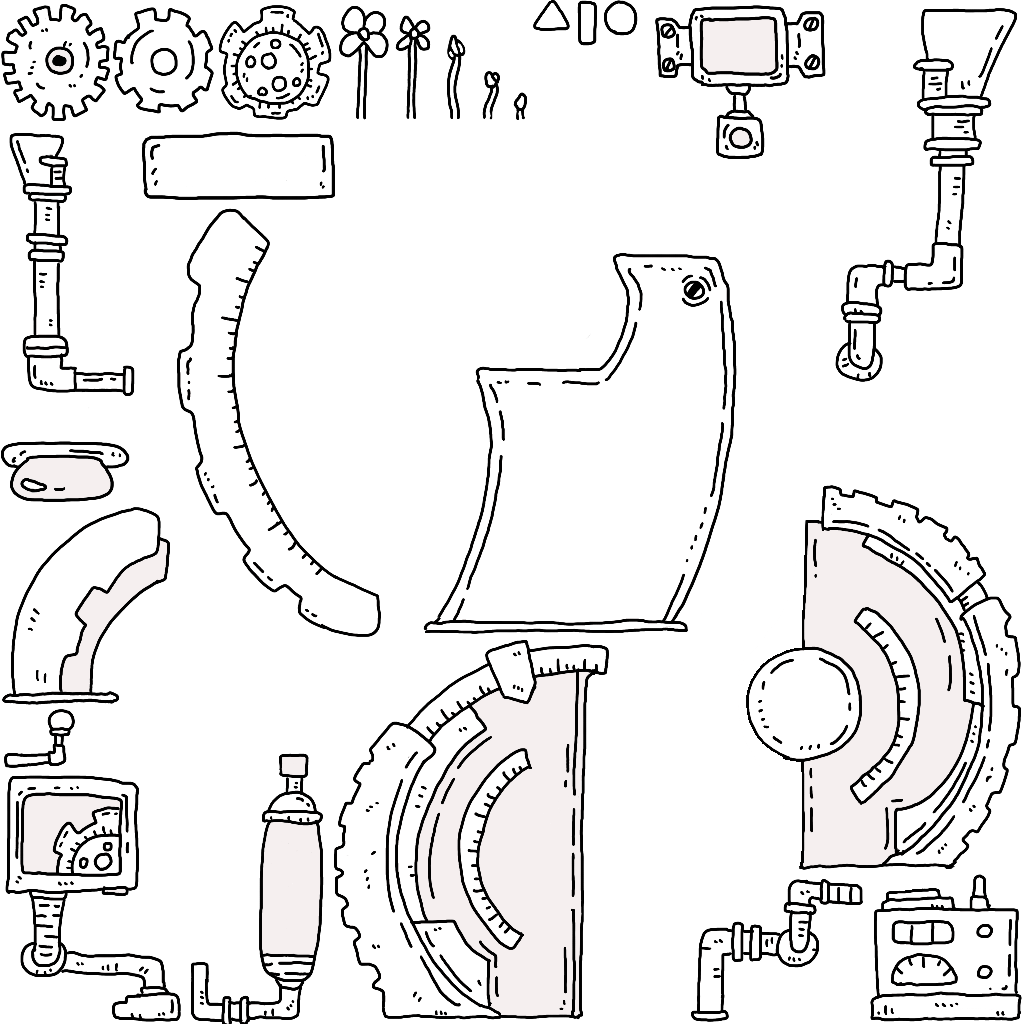
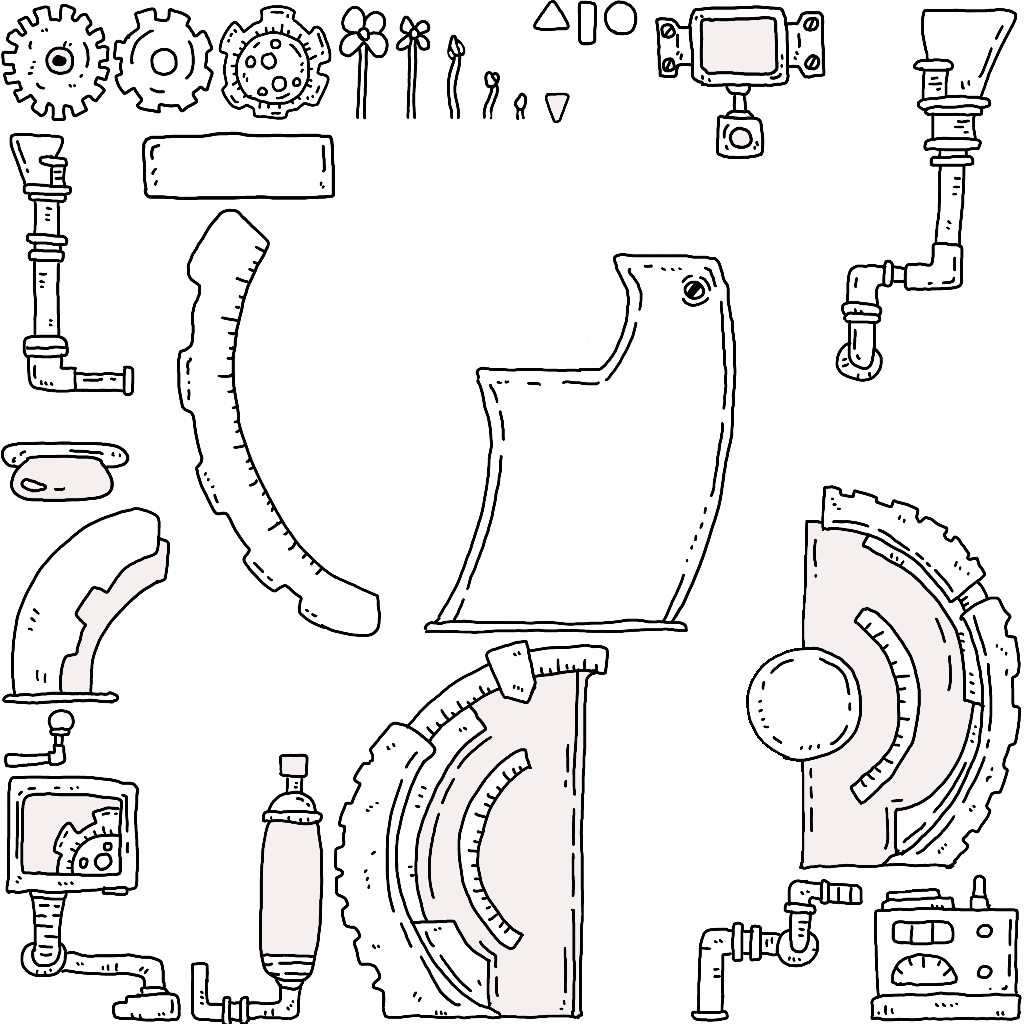
Comparing the layer stacks of the two (1024, 1024) images. Changes:
added group "地下室" with 1 layers above "ラボ入口" over (x1=545, y1=92, x2=570, y2=123)
added layer "レイヤー 82" in group "地下室" over (x1=545, y1=92, x2=570, y2=123)
